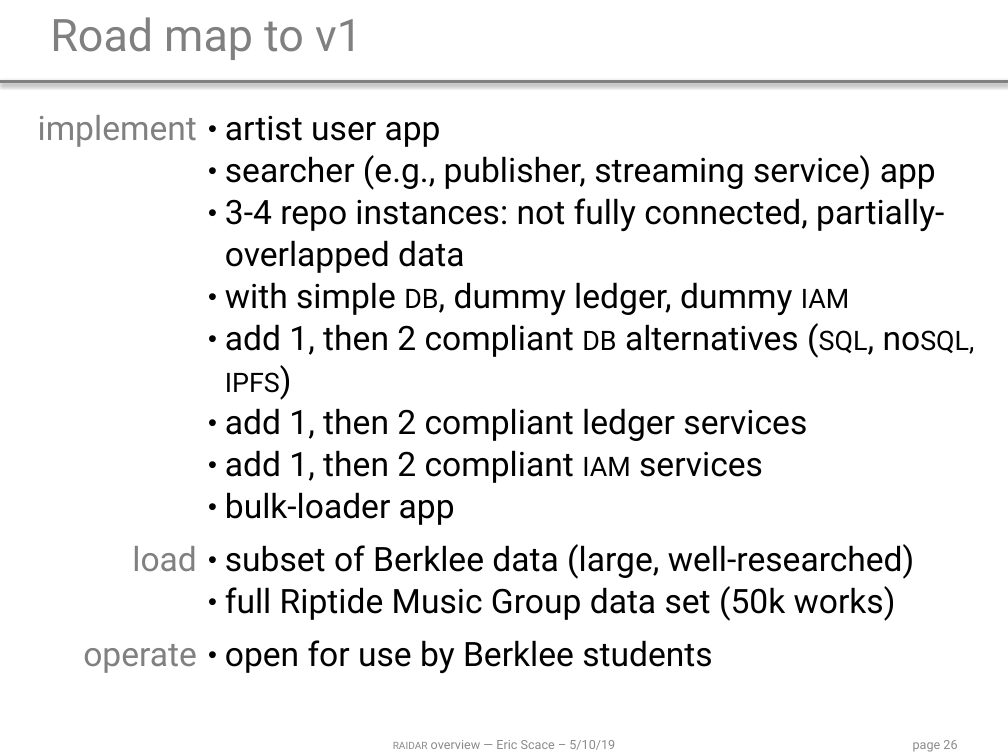
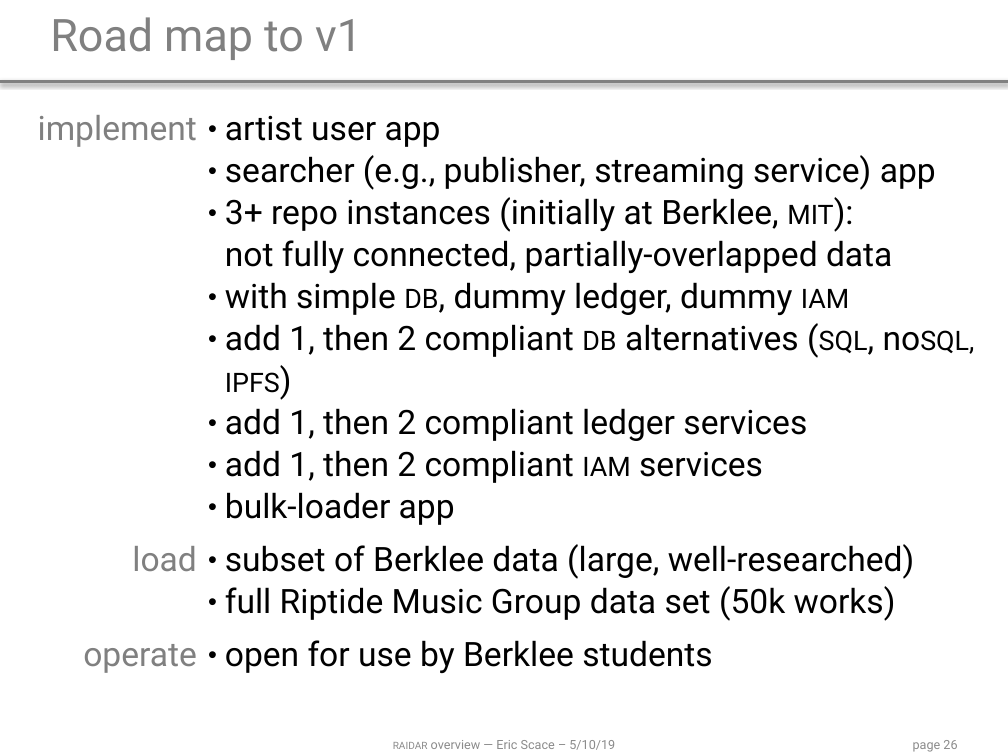
Before and after one commit to ldnovak/RAIDAR, a slide deck: slide 26 of docs/2019 05 10 presentation/2019 05 10 overview.pptx. Drawn at 1008x756 pixels with LibreOffice and Linux fonts; fonts in the diff are those of the drawing. Boxes give left, top, right and bottom in pixels: in the first picture for what was removed or moved away, otherwise in the second. Text is boxed around its words. In the diff, an @@ line names an element or a change of style, - is before the commit and + after.

Commit message:
add location of initially-deployed RAIDAR repos
ref #11

```diff
--- a/docs/2019 05 10 presentation/2019 05 10 overview.pptx
+++ b/docs/2019 05 10 presentation/2019 05 10 overview.pptx
@@ table at (0, 101, 1008, 737) @@
-row 1, column 2: artist user app / searcher (e.g., publisher, streaming service) app / 3-4 repo instances: not fully connected, partially-overlapped data / with simple db, dummy ledger, dummy iam / add 1, then 2 compliant db alternatives (sql, nosql, ipfs) / add 1, then 2 compliant ledger services / add 1, then 2 compliant iam services / bulk-loader app
+row 1, column 2: artist user app / searcher (e.g., publisher, streaming service) app / 3+ repo instances (initially at Berklee, mit): not fully connected, partially-overlapped data / with simple db, dummy ledger, dummy iam / add 1, then 2 compliant db alternatives (sql, nosql, ipfs) / add 1, then 2 compliant ledger services / add 1, then 2 compliant iam services / bulk-loader app
```
